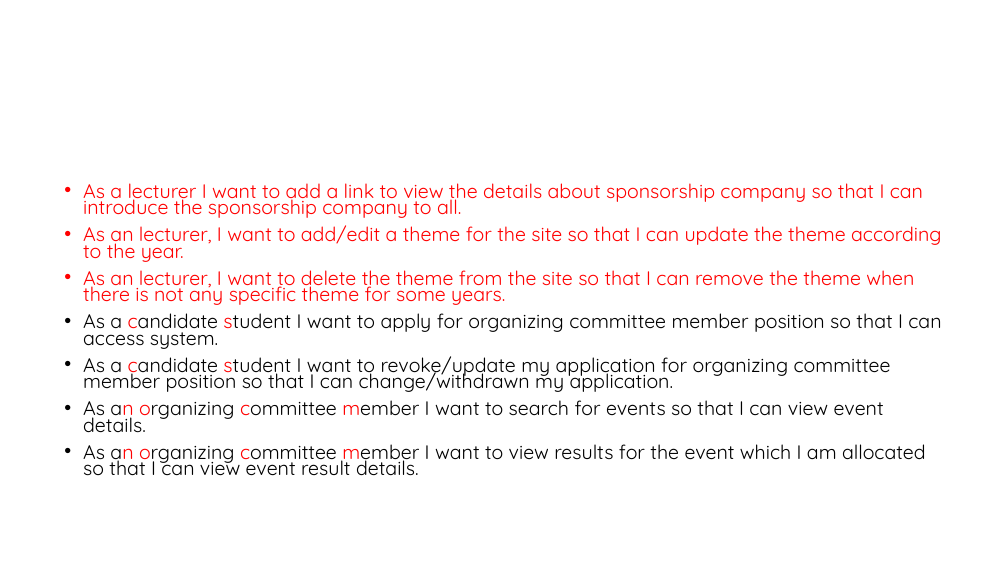
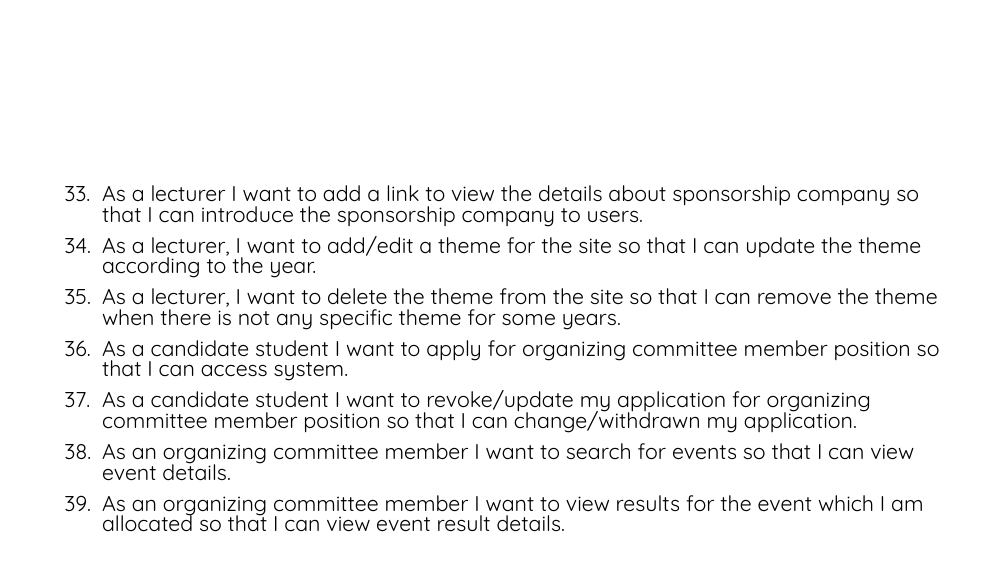
Before and after one commit to Sajith16/CSSEDocs, a slide deck: slide 12 of CodeFest-Management-Tool.pptx. Drawn at 1008x567 pixels with LibreOffice and Linux fonts; fonts in the diff are those of the drawing; background and template pictures are left out. Boxes give left, top, right and bottom in pixels: in the first picture for what was removed or moved away, otherwise in the second. Text is boxed around its words. In the diff, an @@ line names an element or a change of style, - is before the commit and + after.

```diff
--- a/CodeFest-Management-Tool.pptx
+++ b/CodeFest-Management-Tool.pptx
@@ text at (102,185,938,330): text changed; size 18.7 to 20.4 pt; text colour #FF0000 to #000000 @@
-• As a lecturer I want to add a link to view the details about sponsorship company so that I can introduce the sponsorship company to all.
-• As an lecturer, I want to add/edit a theme for the site so that I can update the theme according to the year.
-• As an lecturer, I want to delete the theme from the site so that I can remove the theme when there is not any specific theme for some years.
+33. As a lecturer I want to add a link to view the details about sponsorship company so that I can introduce the sponsorship company to users.
+34. As a lecturer, I want to add/edit a theme for the site so that I can update the theme according to the year.
+35. As a lecturer, I want to delete the theme from the site so that I can remove the theme when there is not any specific theme for some years.
@@ text at (102,340,940,532): size 18.7 to 20.4 pt in "As a candidate student I want to ...", "As a candidate student I want to ...", "As an organizing committee member I want ...", "As an organizing committee member I want ..."; text colour #FF0000 to #000000 in "candidate student", "candidate student", "an organizing committee member", "an organizing committee member"; bullet • to 1.; line spacing 0.7 to 0.8 @@
```
Also in this commit, not shown: 8 other slides changed.
